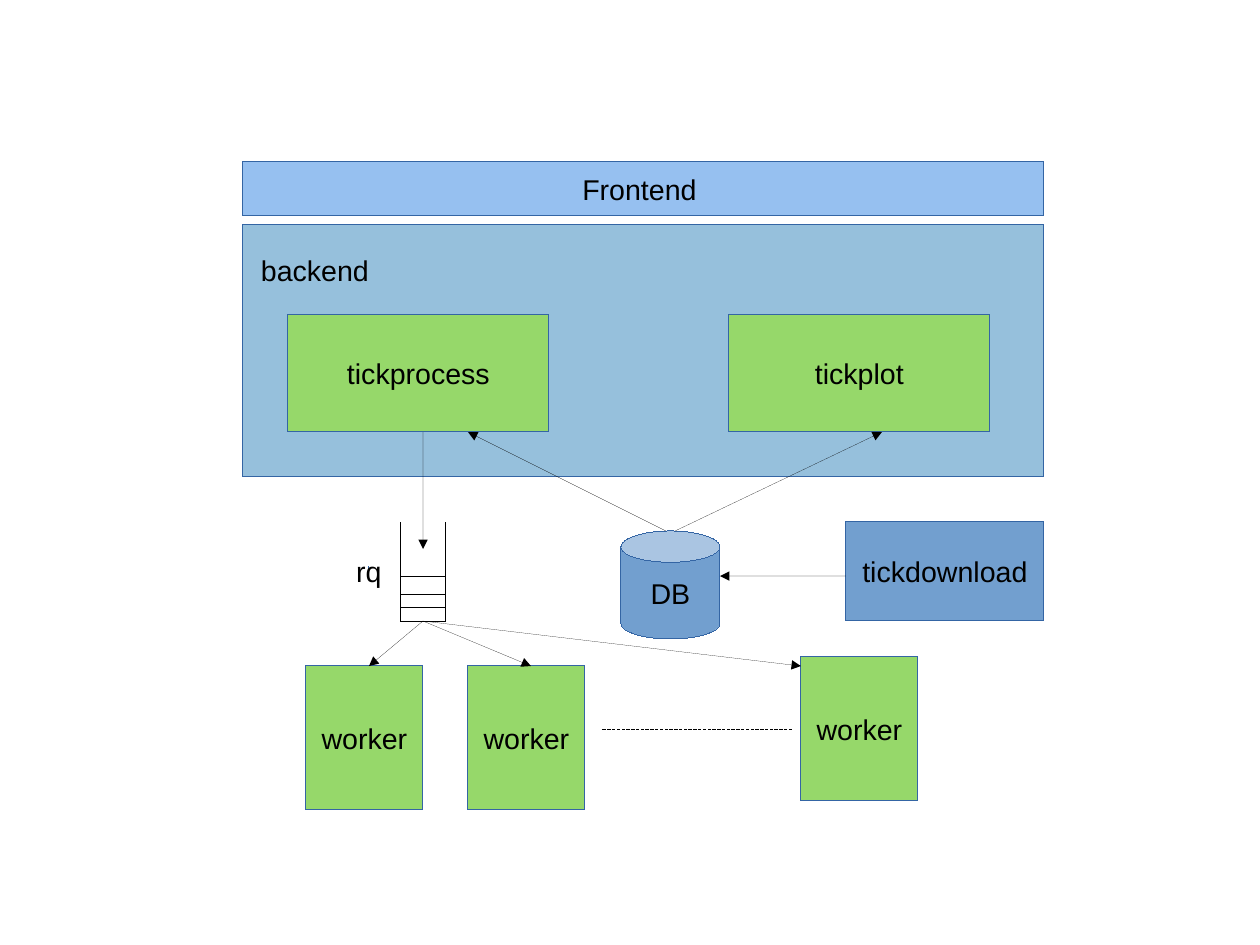
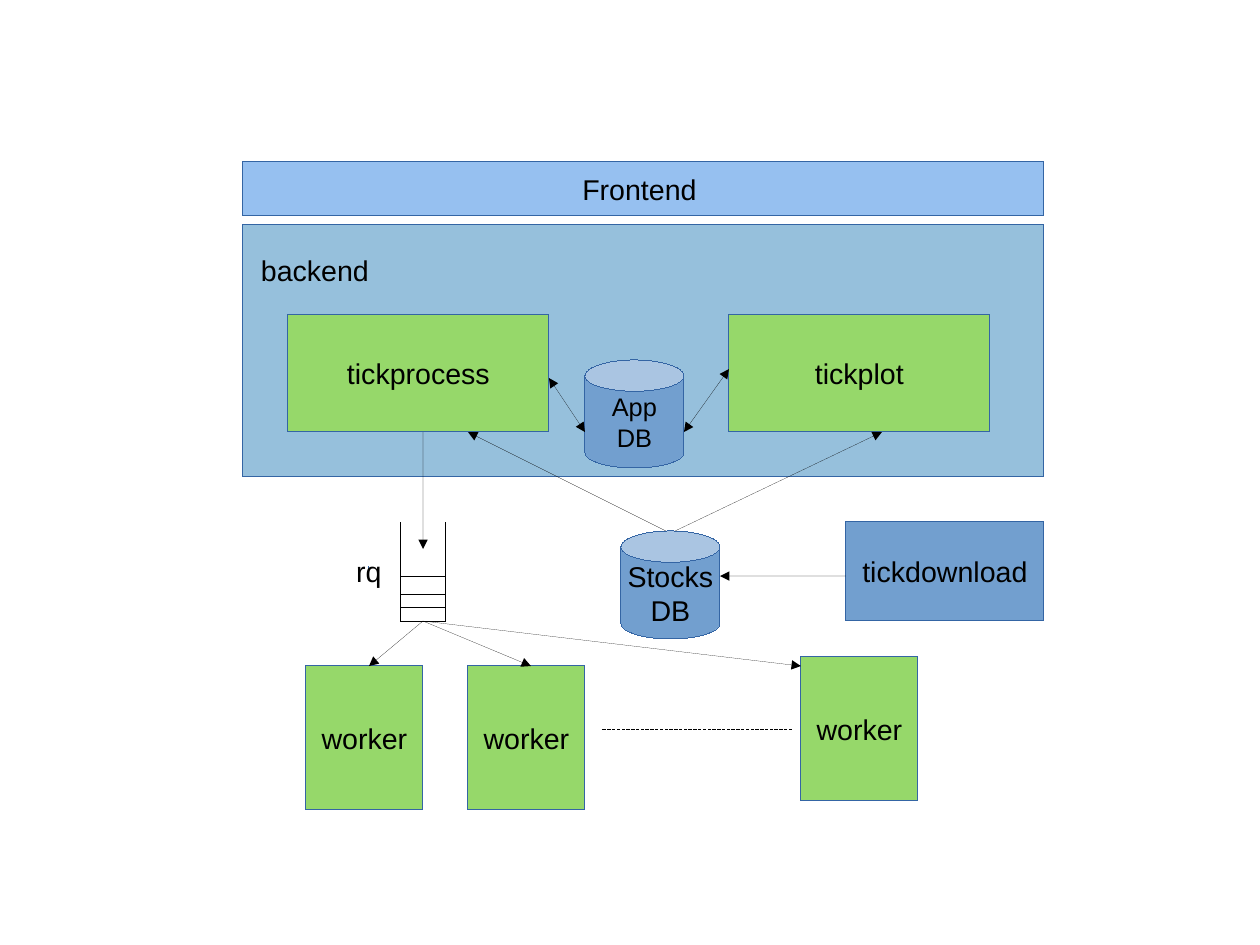
Before and after one commit to hyphenOs/hyphenos-blog, a slide deck: slide 1 of misc/tckerplot-architecture.odp. Drawn at 1260x945 pixels with LibreOffice and Linux fonts; fonts in the diff are those of the drawing. Boxes give left, top, right and bottom in pixels: in the first picture for what was removed or moved away, otherwise in the second. Text is boxed around its words. In the diff, an @@ line names an element or a change of style, - is before the commit and + after.

```diff
--- a/misc/tckerplot-architecture.odp
+++ b/misc/tckerplot-architecture.odp
@@ double arrow added from (549, 378) to (585, 432), #000000 0 pt @@
@@ cylinder added at (x1=585, y1=360, x2=685, y2=468), fill #729FCF, outline #3465A4 0 pt, 16 pt, text #000000 @@
+App
+DB
@@ double arrow added from (729, 369) to (684, 432), #000000 0 pt @@
@@ text in cylinder at (x1=628, y1=566, x2=714, y2=588): paragraph added @@
+Stocks
```
Also in this commit, not shown: 1 other file.
